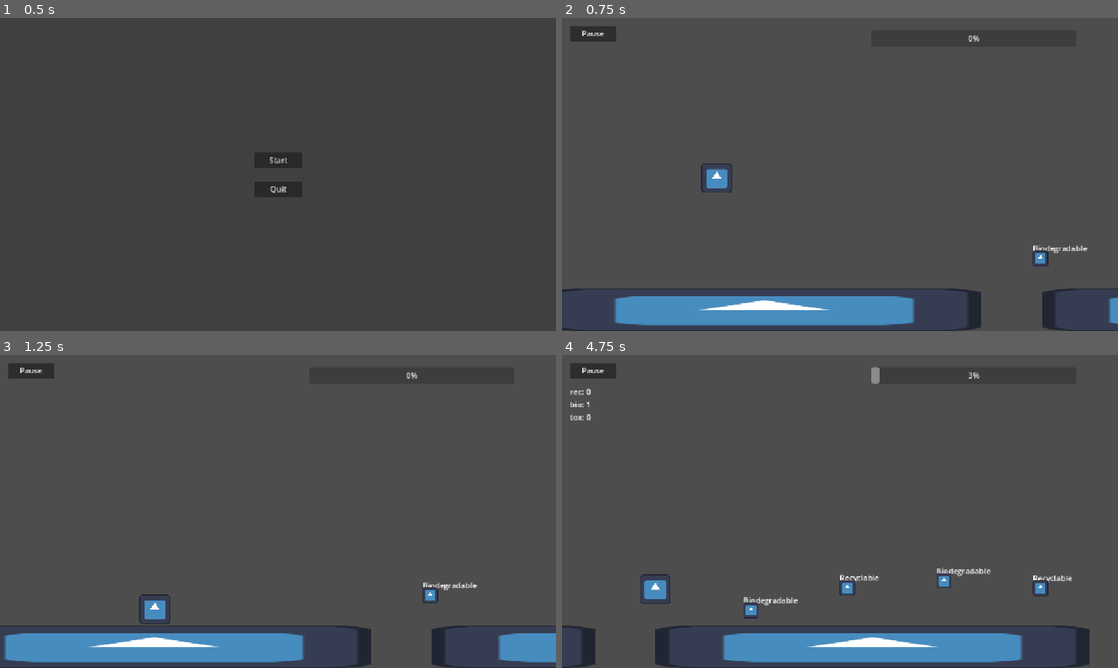
Above: before the commit, frames 1-4 (two rows, left to right).
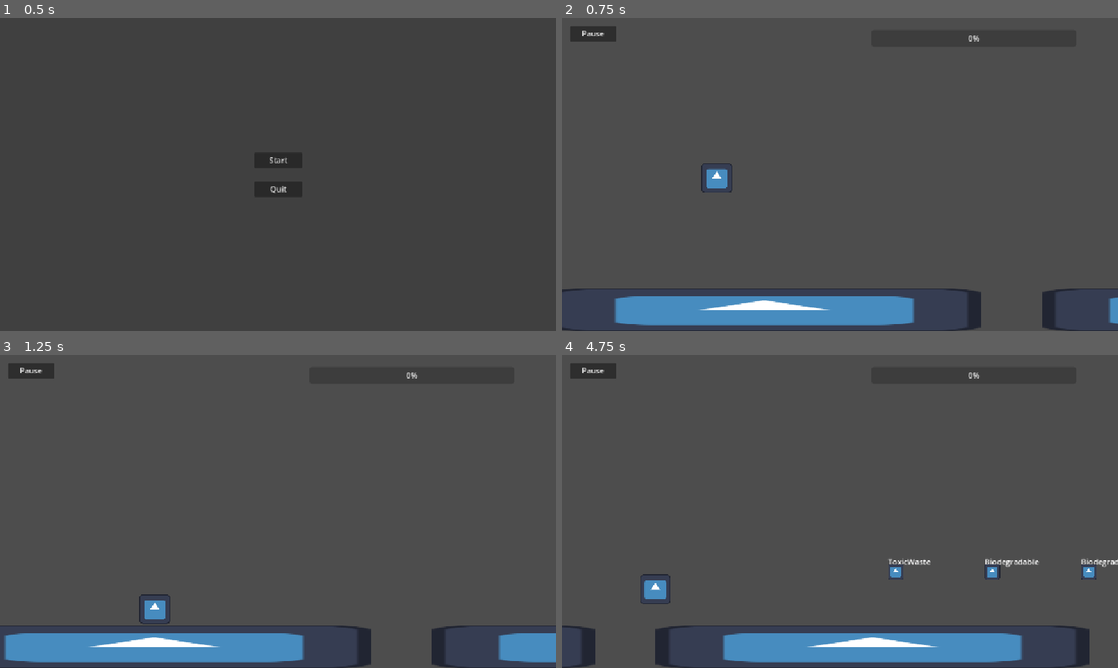
Above: after the commit, the same moments.

Repository: wends05/trash-trek
Game: Godot game, scene res://scenes/MainMenu.tscn
Same seed, same stepped clock (60 frames per second), same inputs: the game is played once before the commit and once after it. The engine's default icon, where the game draws it, is replaced by a stand-in: a white triangle on a blue panel in a dark square.
Inputs:
- Up to frame 1 (0.5 s): no input
- Up to frame 2 (0.75 s): click "Start" at 0.5 s
- Up to frame 3 (1.25 s): no input
- Up to frame 4 (4.75 s): tap Enter (ui_accept) at 1.25, 1.52, 2.27, 3.77, 4.52 s

Frame 1 is identical in both runs. In frame 2, 0.2% of the frame differs, in the area x 84-95%, y 72-80%; in frame 3, 0.2%; in frame 4, 1.4%, in the area x 1-100%, y 3-85%.

Commit message:
updated trash spawn logic

Diff:
--- a/scenes/terrains/Terrain1.tscn
+++ b/scenes/terrains/Terrain1.tscn
@@ -8,6 +8,9 @@
 
 [sub_resource type="RectangleShape2D" id="RectangleShape2D_s3xfo"]
 size = Vector2(893, 85)
+
+[sub_resource type="RectangleShape2D" id="RectangleShape2D_q0p4e"]
+size = Vector2(249, 97)
 
 [node name="Terrain1" type="Node2D"]
 
@@ -24,14 +27,25 @@
 position = Vector2(450, 602)
 shape = SubResource("RectangleShape2D_w20fd")
 
-[node name="GroundAreaGroup" type="Node2D" parent="."]
+[node name="TrashDetectors" type="Node2D" parent="."]
 
-[node name="GroundArea1" type="Area2D" parent="GroundAreaGroup"]
+[node name="Ground" type="Area2D" parent="TrashDetectors"]
 collision_layer = 2
 collision_mask = 4
 script = ExtResource("3_q0p4e")
-ground_y = 528
+ground_y_above = 448
+ground_y_below = 536
 
-[node name="CollisionShape2D" type="CollisionShape2D" parent="GroundAreaGroup/GroundArea1"]
+[node name="CollisionShape2D" type="CollisionShape2D" parent="TrashDetectors/Ground"]
 position = Vector2(449.5, 597.5)
 shape = SubResource("RectangleShape2D_s3xfo")
+
+[node name="Area2D" type="Area2D" parent="TrashDetectors"]
+script = ExtResource("3_q0p4e")
+ground_y_above = 448
+ground_y_below = 536
+is_gap = true
+
+[node name="CollisionShape2D" type="CollisionShape2D" parent="TrashDetectors/Area2D"]
+position = Vector2(1024, 599.5)
+shape = SubResource("RectangleShape2D_q0p4e")
--- a/scenes/terrains/Terrain2.tscn
+++ b/scenes/terrains/Terrain2.tscn
@@ -13,7 +13,13 @@
 size = Vector2(281, 61)
 
 [sub_resource type="RectangleShape2D" id="RectangleShape2D_x1ouo"]
-size = Vector2(525, 65)
+size = Vector2(521, 65)
+
+[sub_resource type="RectangleShape2D" id="RectangleShape2D_4gsq6"]
+size = Vector2(193, 73)
+
+[sub_resource type="RectangleShape2D" id="RectangleShape2D_v2xxn"]
+size = Vector2(141, 66)
 
 [node name="Terrain2" type="Node2D"]
 
@@ -44,16 +50,34 @@
 position = Vector2(698, 614)
 shape = SubResource("RectangleShape2D_ny86d")
 
-[node name="TrashDetector" type="Area2D" parent="."]
+[node name="TrashDetectors" type="Node2D" parent="."]
+
+[node name="Ground" type="Area2D" parent="TrashDetectors"]
 collision_layer = 2
 collision_mask = 4
 script = ExtResource("3_x1ouo")
-ground_y = 560
+ground_y_above = 496
+ground_y_below = 552
 
-[node name="CollisionShape2D" type="CollisionShape2D" parent="TrashDetector"]
+[node name="CollisionShape2D" type="CollisionShape2D" parent="TrashDetectors/Ground"]
 position = Vector2(139.5, 609.5)
 shape = SubResource("RectangleShape2D_wdjee")
 
-[node name="CollisionShape2D2" type="CollisionShape2D" parent="TrashDetector"]
-position = Vector2(697.5, 615.5)
+[node name="CollisionShape2D2" type="CollisionShape2D" parent="TrashDetectors/Ground"]
+position = Vector2(696, 615.5)
 shape = SubResource("RectangleShape2D_x1ouo")
+
+[node name="Gap" type="Area2D" parent="TrashDetectors"]
+script = ExtResource("3_x1ouo")
+ground_y_above = 496
+ground_y_below = 552
+is_gap = true
+metadata/_custom_type_script = "uid://b4wp3jwnnilir"
+
+[node name="CollisionShape2D2" type="CollisionShape2D" parent="TrashDetectors/Gap"]
+position = Vector2(1055.5, 611.5)
+shape = SubResource("RectangleShape2D_4gsq6")
+
+[node name="CollisionShape2D" type="CollisionShape2D" parent="TrashDetectors/Gap"]
+position = Vector2(361.5, 608)
+shape = SubResource("RectangleShape2D_v2xxn")
--- a/scenes/trash.tscn
+++ b/scenes/trash.tscn
@@ -29,4 +29,4 @@
 scale = Vector2(0.25, 0.25)
 texture = ExtResource("2_exrr5")
 
-[connection signal="body_entered" from="Area" to="." method="_on_area_body_entered"]
+[connection signal="area_entered" from="Area" to="." method="_on_area_area_entered"]
--- a/scripts/ground_area.gd
+++ b/scripts/ground_area.gd
@@ -2,14 +2,12 @@
 
 class_name GroundArea
 
-@export var ground_y: int
+@export var ground_y_above: int
+@export var ground_y_below: int
+@export var is_gap: bool = false
 
 func _ready() -> void:
-	area_entered.connect(detect_area)
+	pass
 
-func detect_area(area:Area2D):
-	if area.get_parent() is Trash:
-		bring_trash_to_ground(area.get_parent())
-
-func bring_trash_to_ground(trash: Trash):
-	trash.global_position.y = ground_y
+func bring_trash_above(trash: Trash):
+	trash.global_position.y = [ground_y_above, ground_y_below].pick_random() if not is_gap else ground_y_above
--- a/scripts/trash.gd
+++ b/scripts/trash.gd
@@ -4,8 +4,6 @@
 
 @export var type: Utils.TrashType = Utils.TrashType.Recyclable
 @export var terrain_manager: TerrainManager
-
-@onready var area = $Area
 
 func _ready() -> void:
 	add_to_group("Trash")
@@ -17,3 +15,7 @@
 
 func remove():
 	queue_free()
+
+func _on_area_area_entered(area: Area2D) -> void:
+	if area is GroundArea:
+		area.bring_trash_above(self)
--- a/scripts/trash_remover.gd
+++ b/scripts/trash_remover.gd
@@ -5,5 +5,4 @@
 func _on_area_entered(area: Area2D) -> void:
 	if area.get_parent() is Trash:
 		var trash : Trash = area.get_parent()
-		print_debug("Removing trash")
 		trash.remove()
--- a/scripts/trash_spawner.gd
+++ b/scripts/trash_spawner.gd
@@ -8,8 +8,8 @@
 func create_trash():
 	var random_item = randi_range(1, 9)
 	var trash = preload("res://scenes/trash.tscn").instantiate()
-	trash.global_position.x = terrain_manager.terrain_width
-	trash.global_position.y = randi_range(448, 584)
+	trash.global_position.x = terrain_manager.terrain_width + 500
+	trash.global_position.y = 632
 	trash.terrain_manager = terrain_manager
 	var randtype = randi_range(0, 2)
 
Not shown: 1 places in scenes/terrains/Terrain1.tscn that only renumber resources
Not shown: 1 places in scenes/terrains/Terrain2.tscn that only renumber resources
